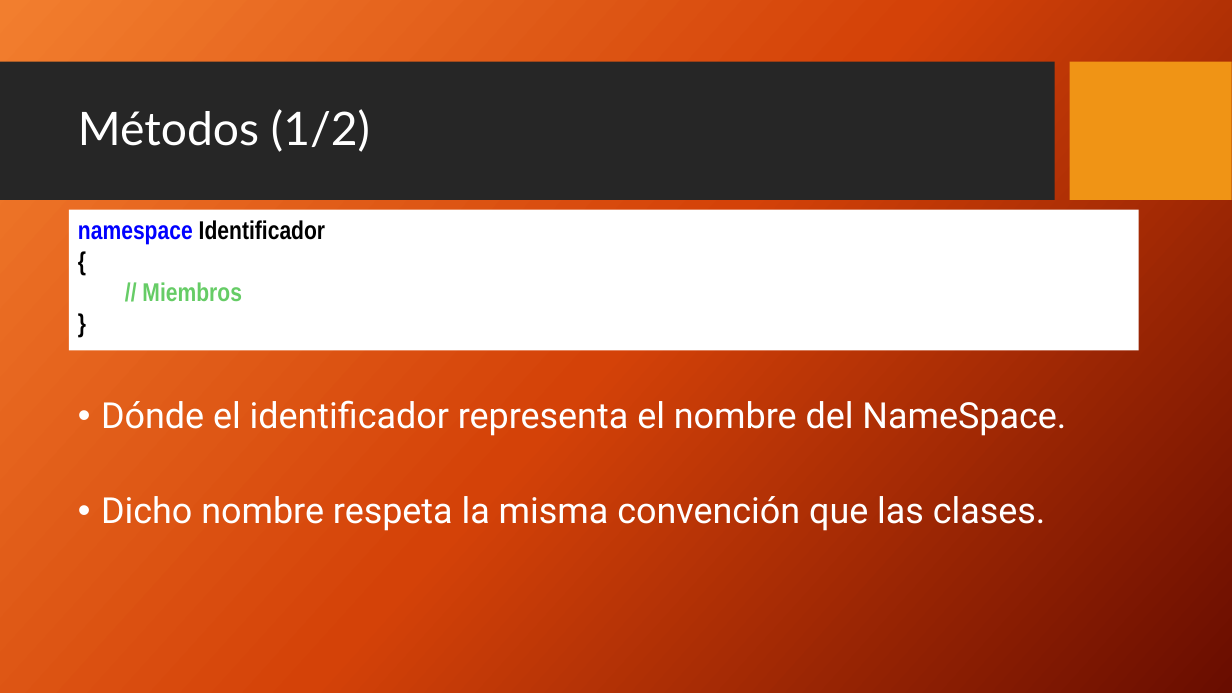
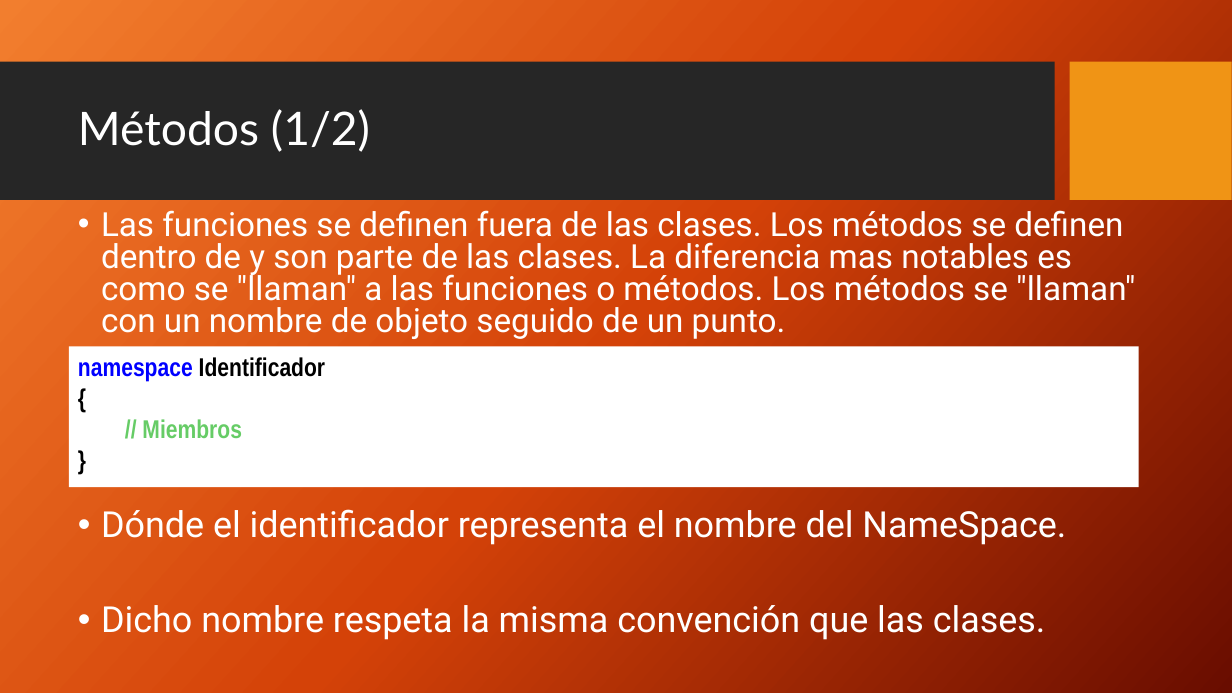
Before and after one commit to FedeDavila1984/utn_prog_y_lab_II, a slide deck: slide 23 of PPTs/ProgramacionII_Clase_02-2018.pptx (slide 22 before the commit). Drawn at 1232x693 pixels with LibreOffice and Linux fonts; fonts in the diff are those of the drawing; background and template pictures are left out. Boxes give left, top, right and bottom in pixels: in the first picture for what was removed or moved away, otherwise in the second. Text is boxed around its words. In the diff, an @@ line names an element or a change of style, - is before the commit and + after.

Commit message:
clase 02

```diff
--- a/PPTs/ProgramacionII_Clase_02-2018.pptx
+++ b/PPTs/ProgramacionII_Clase_02-2018.pptx
@@ text added at (101,210,1135,339), 25.9 pt, text #FFFFFF @@
+• Las funciones se definen fuera de las clases. Los métodos se definen dentro de y son parte de las clases. La diferencia mas notables es como se "llaman" a las funciones o métodos. Los métodos se "llaman" con un nombre de objeto seguido de un punto.
@@ rectangle "namespace Identificador": place and size @@
-rectangle "namespace Identificador" at (68,210,1139,350)
+rectangle "namespace Identificador" at (68,347,1139,487)
@@ text "Dónde el identificador representa el ...": place and size @@
-text "Dónde el identificador representa el ..." at (101,400,1066,531)
+text "Dónde el identificador representa el ..." at (101,509,1066,640)
```
Also in this commit, not shown: 1 slide added, 47 other files.
